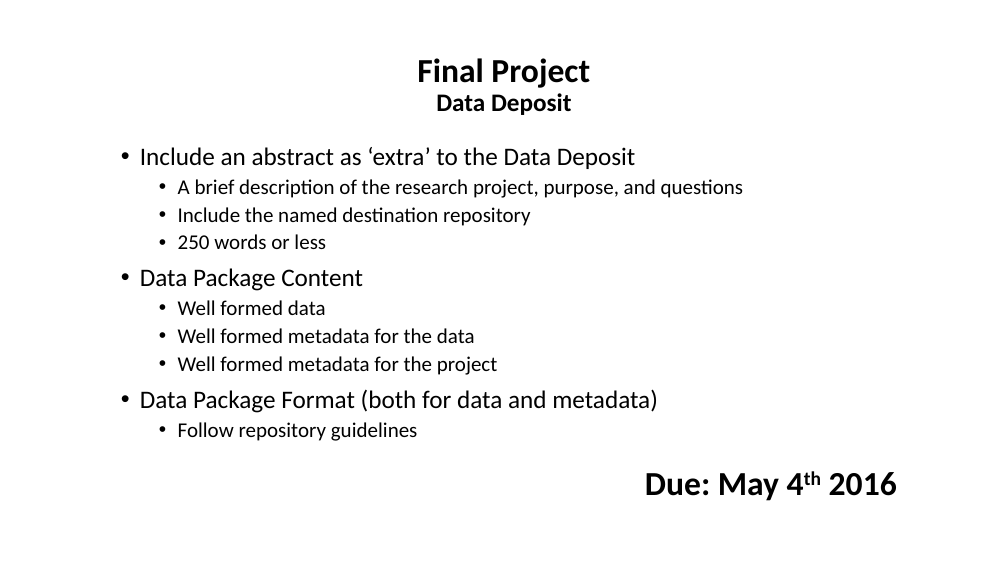
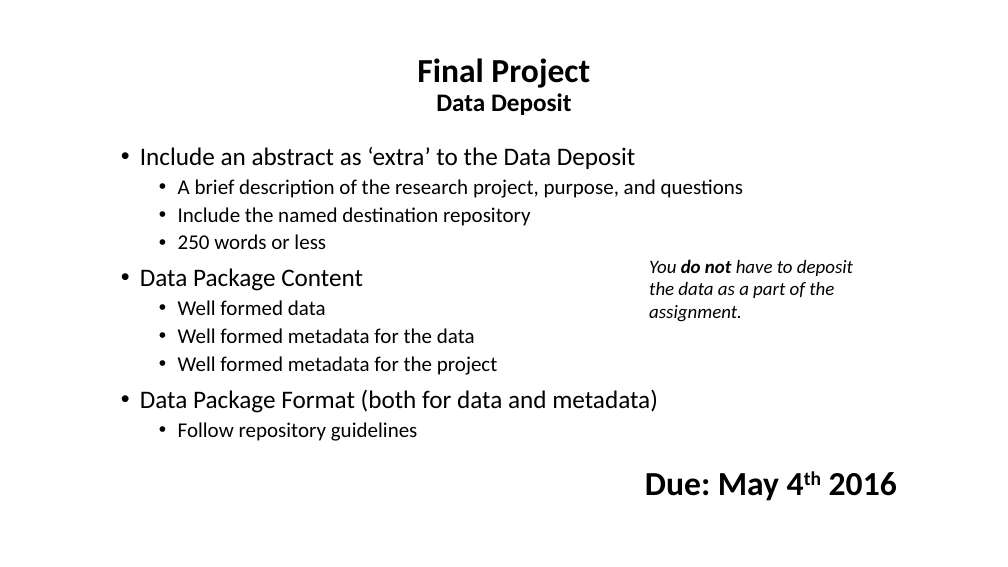
Before and after one commit to tibbben/teaching.data.literacy, a slide deck: slide 4 of UM_DataManagementClass/Lessons/14/14_FirstMeeting.pptx. Drawn at 1008x567 pixels with LibreOffice and Linux fonts; fonts in the diff are those of the drawing. Boxes give left, top, right and bottom in pixels: in the first picture for what was removed or moved away, otherwise in the second. Text is boxed around its words. In the diff, an @@ line names an element or a change of style, - is before the commit and + after.

```diff
--- a/UM_DataManagementClass/Lessons/14/14_FirstMeeting.pptx
+++ b/UM_DataManagementClass/Lessons/14/14_FirstMeeting.pptx
@@ text added at (649,259,853,322), 18 pt, text #000000, italic @@
+You do not have to deposit the data as a part of the assignment.
```
Also in this commit, not shown: 1 other file.
